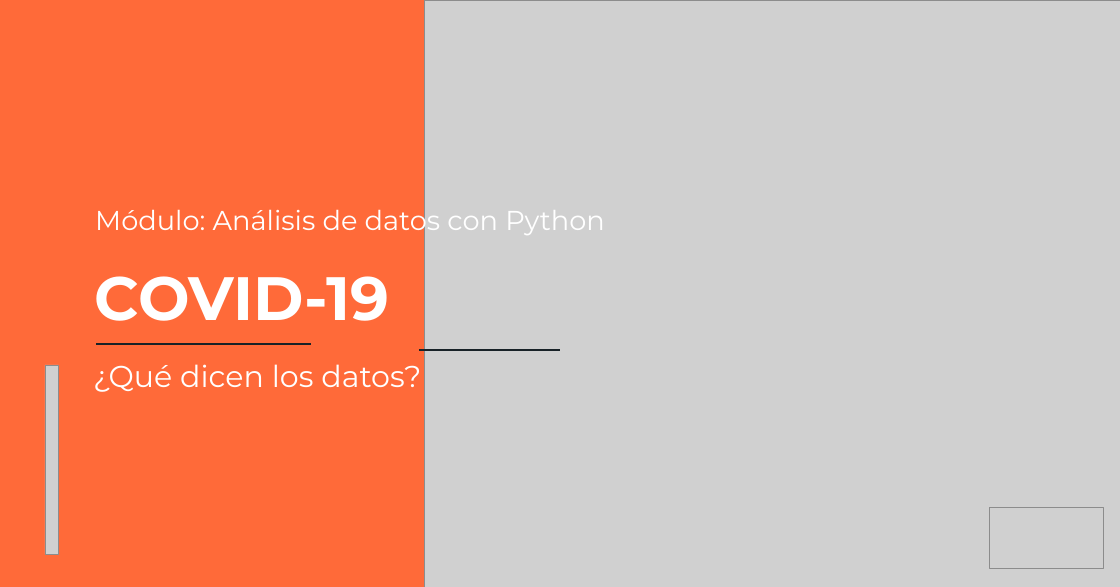
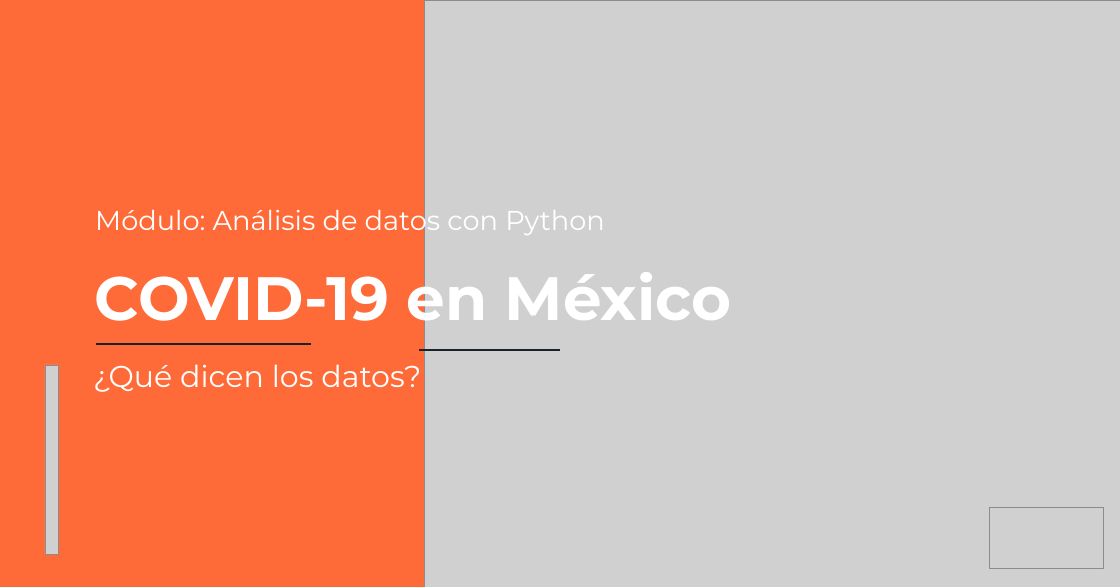
Before and after one commit to yessespinosa/Equipo-10-Prototype-day, a slide deck: slide 1 of Equipo 10 - Prototype Day.pptx. Drawn at 1120x587 pixels with LibreOffice and Linux fonts; fonts in the diff are those of the drawing; grey boxes stand for pictures. Boxes give left, top, right and bottom in pixels: in the first picture for what was removed or moved away, otherwise in the second. Text is boxed around its words. In the diff, an @@ line names an element or a change of style, - is before the commit and + after.

```diff
--- a/Equipo 10 - Prototype Day.pptx
+++ b/Equipo 10 - Prototype Day.pptx
@@ text at [95,261,732,335]: text changed @@
-COVID-19
+COVID-19 en México
```
Also in this commit, not shown: 1 other slide changed, 14 slides added, 1 slide removed.
